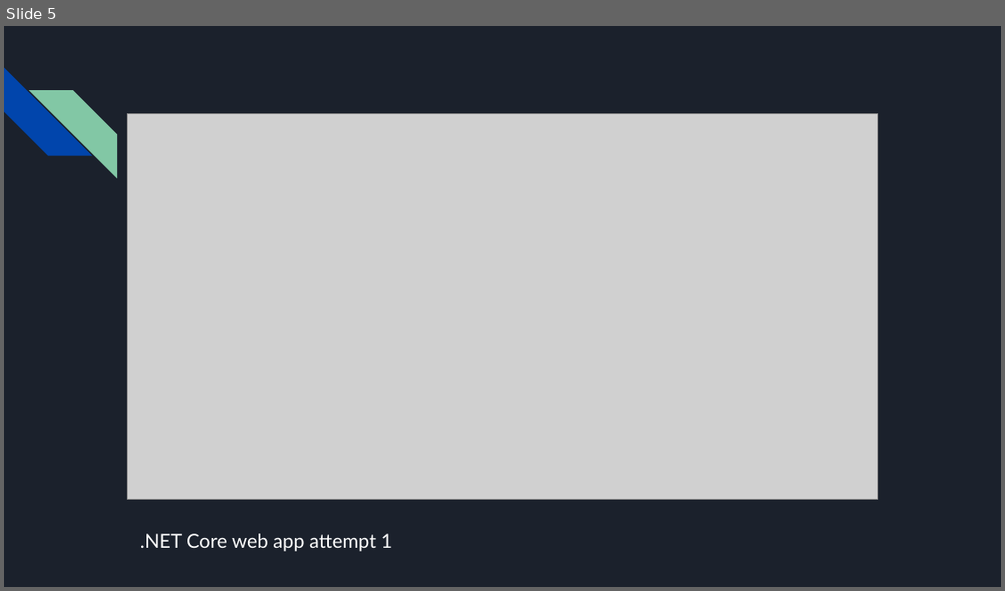
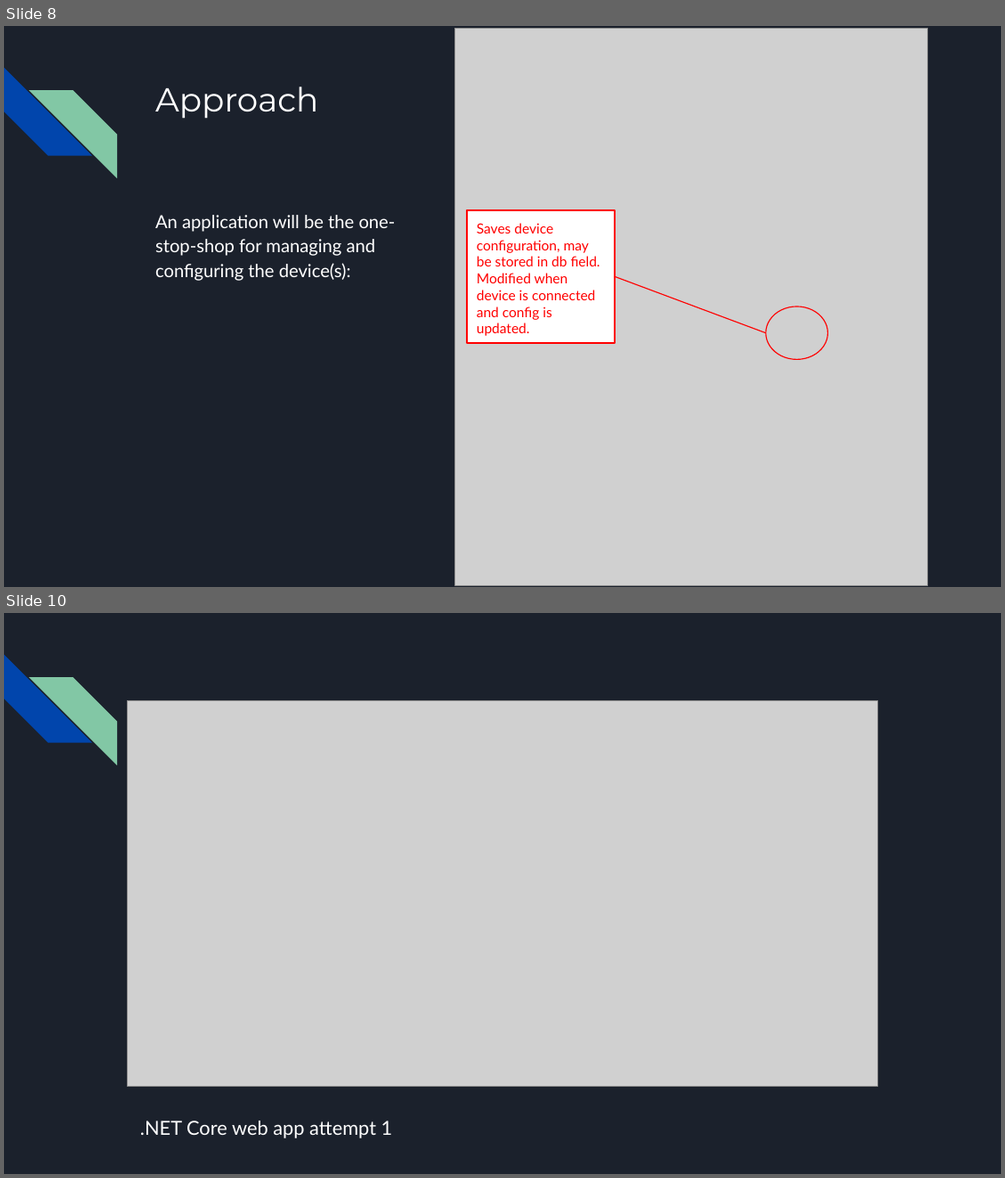
Before and after one commit to killsap/automated-multi-cycle-farming-in-space-website, a slide deck: docs/ProjectPlanPresentation2ndSemester.pptx. Shown one above the other, each under a label of ours: slide 5 before the commit, slides 8 and 10 after it; the slides between them are not shown. The pictures are 1005x591 and 1005x1178 pixels, drawn with LibreOffice and Linux fonts; fonts in the diff are those of the drawing; grey boxes stand for pictures. Boxes give left, top, right and bottom in pixels: in the first picture for what was removed or moved away, otherwise in the second. Text is boxed around its words. In the diff, an @@ line names an element or a change of style, - is before the commit and + after.

```diff
--- a/docs/ProjectPlanPresentation2ndSemester.pptx
+++ b/docs/ProjectPlanPresentation2ndSemester.pptx
@@ slide 8 added at (x1=4, y1=26, x2=1001, y2=587), background #1B212C; not listed: 2 template elements that a slide beside it also shows @@
@@ picture added at (x1=454, y1=28, x2=927, y2=585) @@
@@ title added at (x1=155, y1=87, x2=318, y2=119), 24 pt, text #FFFFFF @@
+Approach
@@ rectangle added at (x1=467, y1=210, x2=615, y2=343), fill #FFFFFF, outline #FF0000 1.5 pt, 10 pt, text #FF0000 @@
+Saves device configuration, may be stored in db field. Modified when device is connected and config is updated.
@@ text added at (x1=155, y1=215, x2=396, y2=281), 13 pt, text #FFFFFF @@
+An application will be the one-stop-shop for managing and configuring the device(s):
@@ line added from (615, 276) to (766, 333), #FF0000 0.75 pt @@
@@ ellipse added at (x1=766, y1=306, x2=827, y2=359), outline #FF0000 0.75 pt @@
@@ what was slide 5 is now slide 10 @@
```
Also in this commit, not shown: 9 slides changed, 5 other slides added, 1 slide removed.
